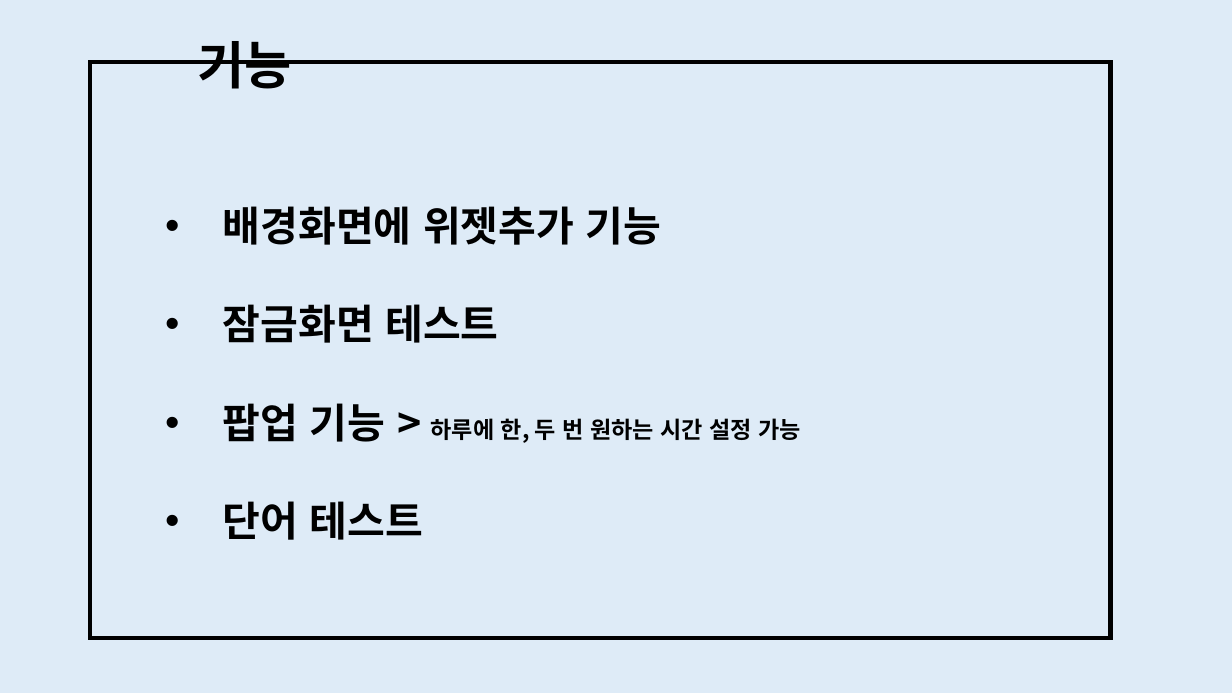
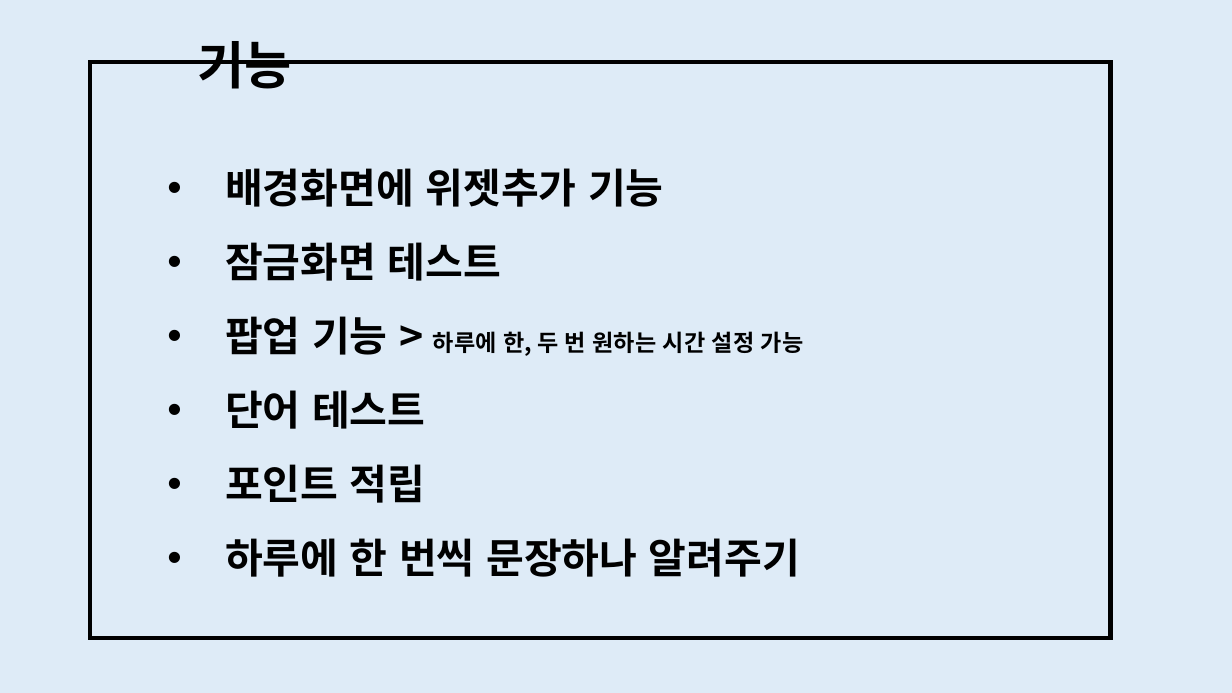
Before and after one commit to imlimchill/Android_project, a slide deck: slide 4 of 어플리케이션 화면구상/어플리케이션 화면구상 발표자료.pptx. Drawn at 1232x693 pixels with LibreOffice and Linux fonts; fonts in the diff are those of the drawing. Boxes give left, top, right and bottom in pixels: in the first picture for what was removed or moved away, otherwise in the second. Text is boxed around its words. In the diff, an @@ line names an element or a change of style, - is before the commit and + after.

```diff
--- a/어플리케이션 화면구상/어플리케이션 화면구상 발표자료.pptx
+++ b/어플리케이션 화면구상/어플리케이션 화면구상 발표자료.pptx
@@ text "배경화면에 위젯추가 기능": place and size @@
-text "배경화면에 위젯추가 기능" at [223,206,802,540]
+text "배경화면에 위젯추가 기능" at [225,168,804,577]
@@ text at [225,168,804,429]: line spacing 2 to 1.5 @@
@@ text at [225,464,800,577]: paragraphs added @@
+• 포인트 적립
+• 하루에 한 번씩 문장하나 알려주기
```
Also in this commit, not shown: 2 other slides changed.
